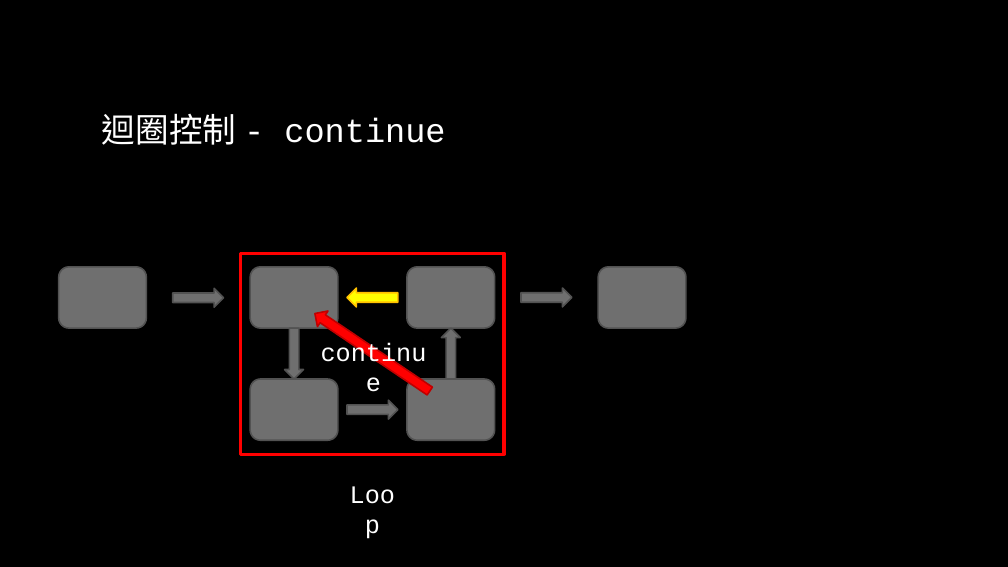
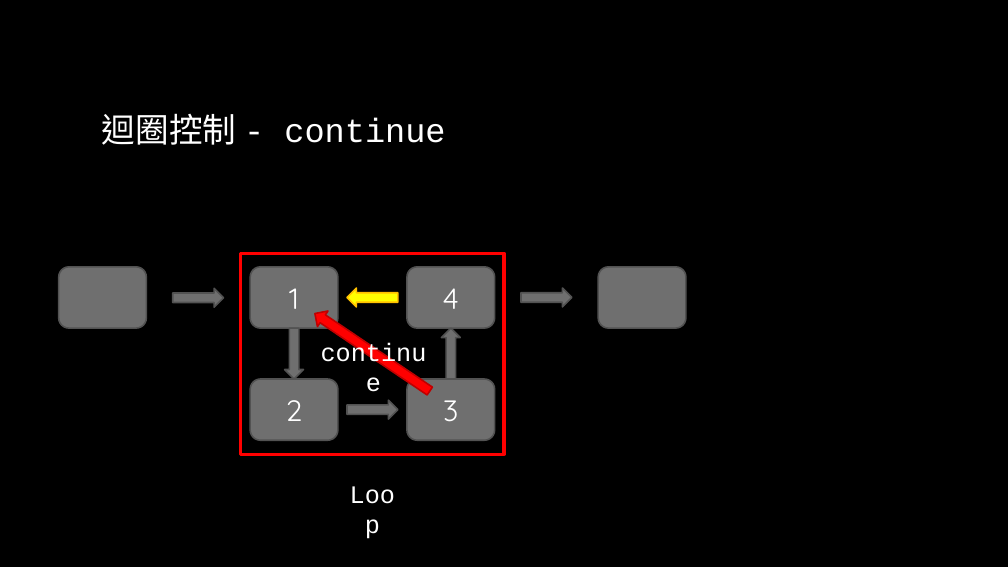
Before and after one commit to liuutin9/2023_summer_camp, a slide deck: slide 13 of 電機_C_Day_2.pptx. Drawn at 1008x567 pixels with LibreOffice and Linux fonts; fonts in the diff are those of the drawing; background and template pictures are left out. Boxes give left, top, right and bottom in pixels: in the first picture for what was removed or moved away, otherwise in the second. Text is boxed around its words. In the diff, an @@ line names an element or a change of style, - is before the commit and + after.

```diff
--- a/電機_C_Day_2.pptx
+++ b/電機_C_Day_2.pptx
@@ text in rounded rectangle at <box>289,288,299,309</box>: text added @@
+1
@@ text in rounded rectangle at <box>443,288,459,309</box>: text added @@
+4
@@ text in rounded rectangle at <box>286,400,303,421</box>: text added @@
+2
@@ text in rounded rectangle at <box>443,400,458,421</box>: text added @@
+3
```
Also in this commit, not shown: 3 other slides changed.
